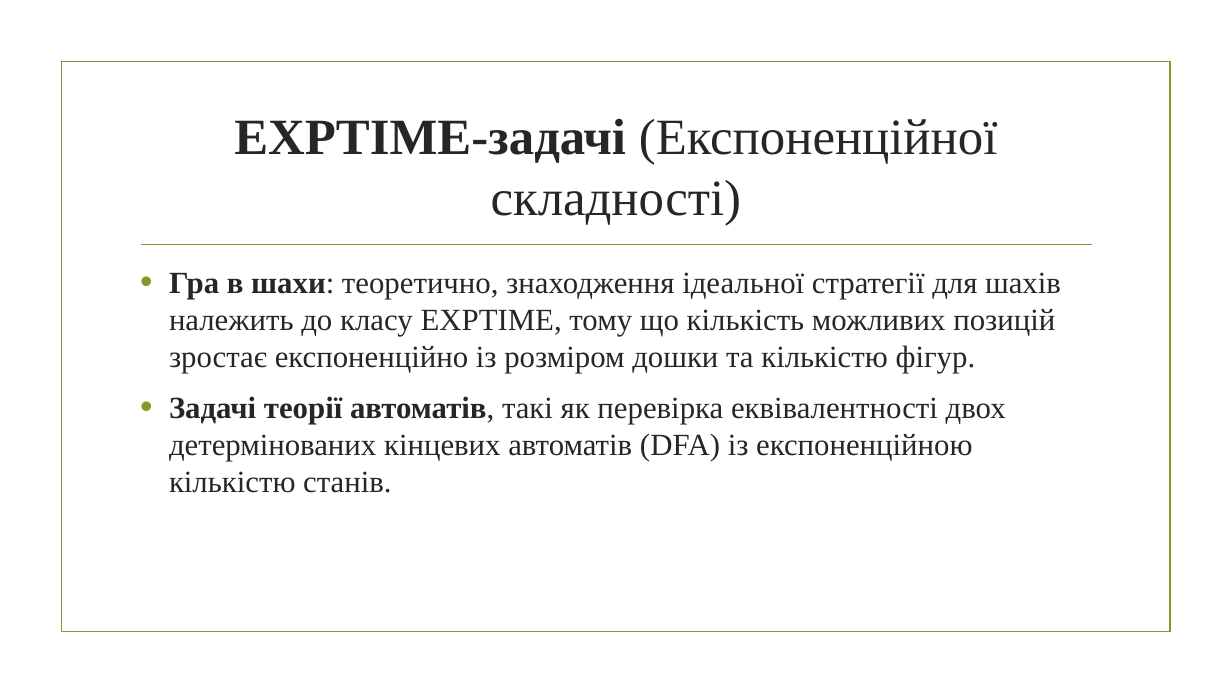
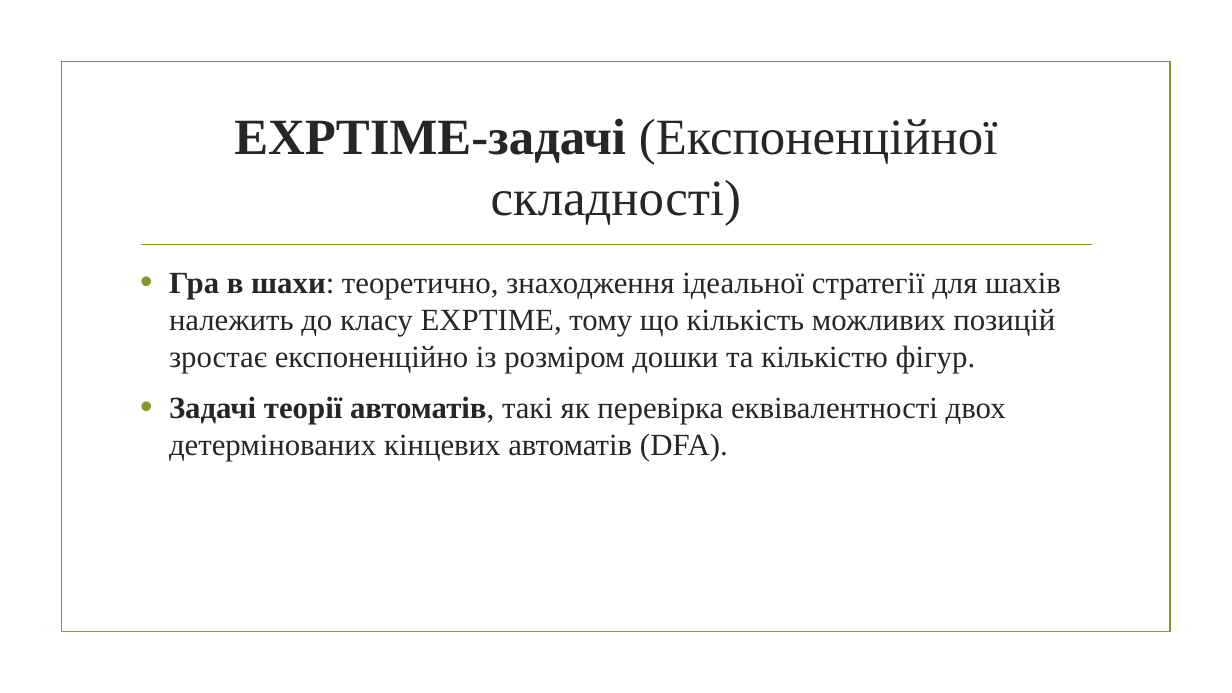
Before and after one commit to mecchmatProjects/Facultative, a slide deck: slide 8 of Lect2.pptx. Drawn at 1232x693 pixels with LibreOffice and Linux fonts; fonts in the diff are those of the drawing; background and template pictures are left out. Boxes give left, top, right and bottom in pixels: in the first picture for what was removed or moved away, otherwise in the second. Text is boxed around its words. In the diff, an @@ line names an element or a change of style, - is before the commit and + after.

```diff
--- a/Lect2.pptx
+++ b/Lect2.pptx
@@ text at [169, 396, 1006, 461]: text changed @@
-• Задачі теорії автоматів, такі як перевірка еквівалентності двох детермінованих кінцевих автоматів (DFA) із експоненційною кількістю станів.
+• Задачі теорії автоматів, такі як перевірка еквівалентності двох детермінованих кінцевих автоматів (DFA).
```
Also in this commit, not shown: 5 other slides changed, 15 other files.
